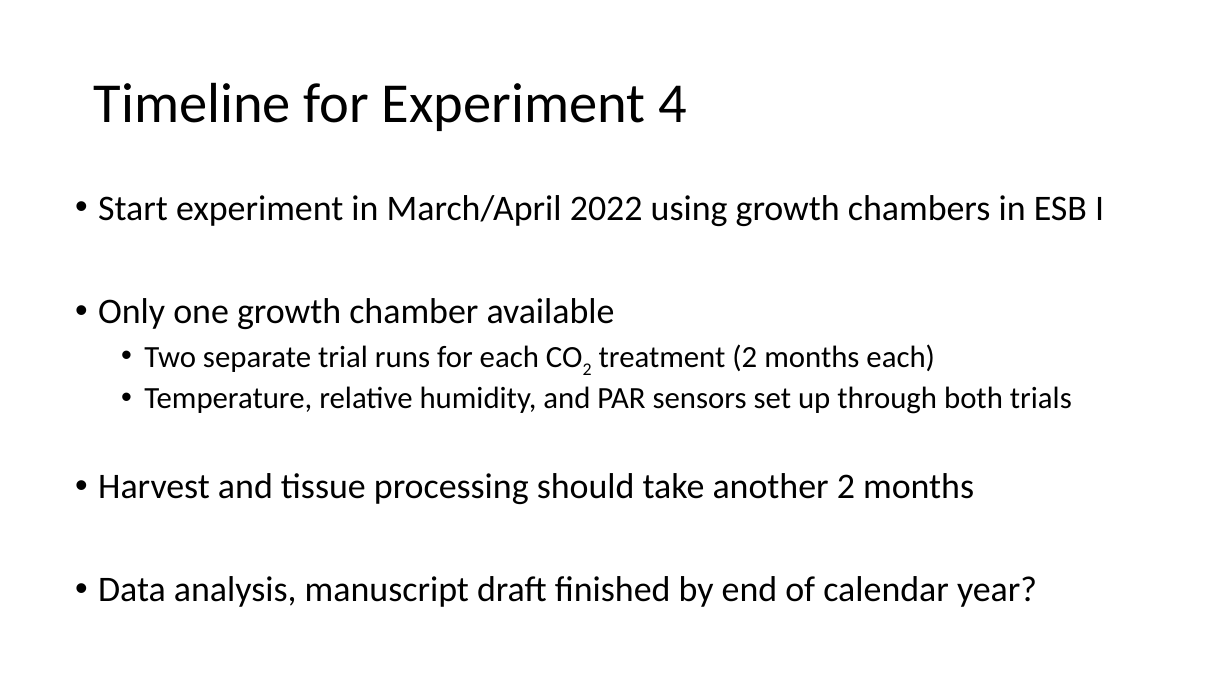
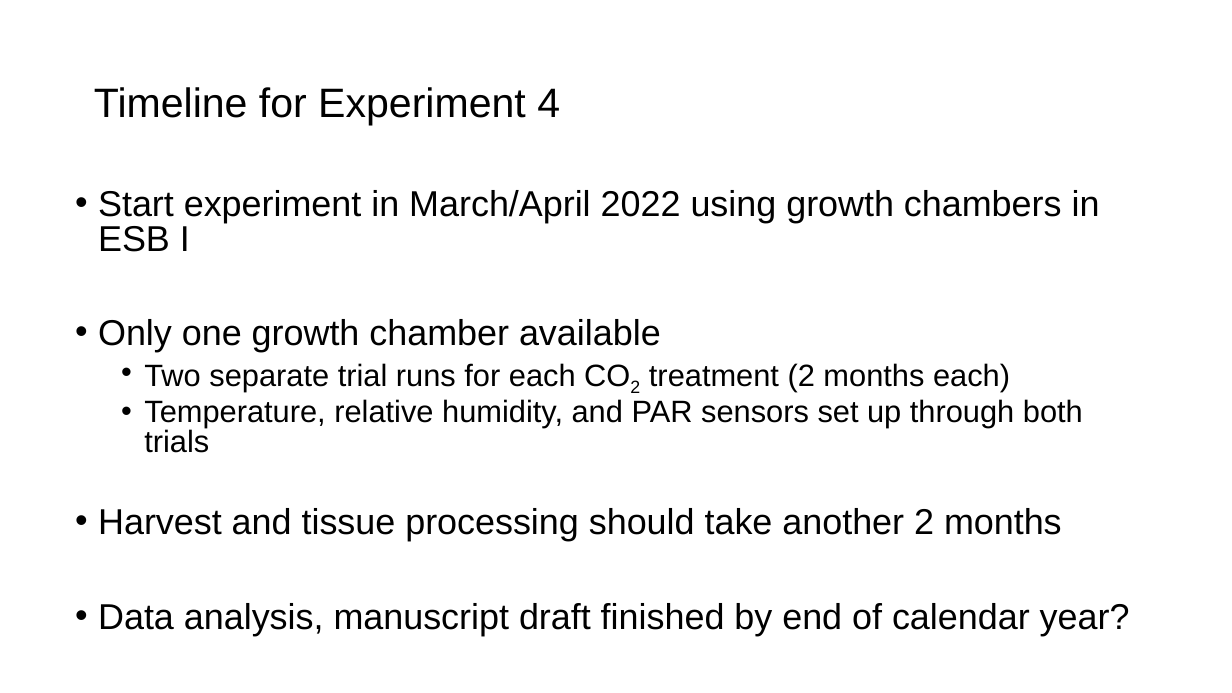
Before and after one commit to eaperkowski/conferences, a slide deck: slide 30 of lemontree_wg/Perkowski_2022_NxCO2.pptx (slide 10 before the commit). Drawn at 1232x693 pixels with LibreOffice and Linux fonts; fonts in the diff are those of the drawing. Boxes give left, top, right and bottom in pixels: in the first picture for what was removed or moved away, otherwise in the second. Text is boxed around its words. In the diff, an @@ line names an element or a change of style, - is before the commit and + after.

```diff
--- a/lemontree_wg/Perkowski_2022_NxCO2.pptx
+++ b/lemontree_wg/Perkowski_2022_NxCO2.pptx
@@ title "Timeline for Experiment 4" at [94,87,560,125]: size 44 to 32 pt, font Calibri to Arial @@
@@ text "Start experiment in March/April 2022 ..." at [98,190,1130,636]: font Calibri to Arial; line spacing 0.9 to 0.8 @@
```
Also in this commit, not shown: 20 other slides changed, 6 slides added, 1 slide removed, 2 other files.
